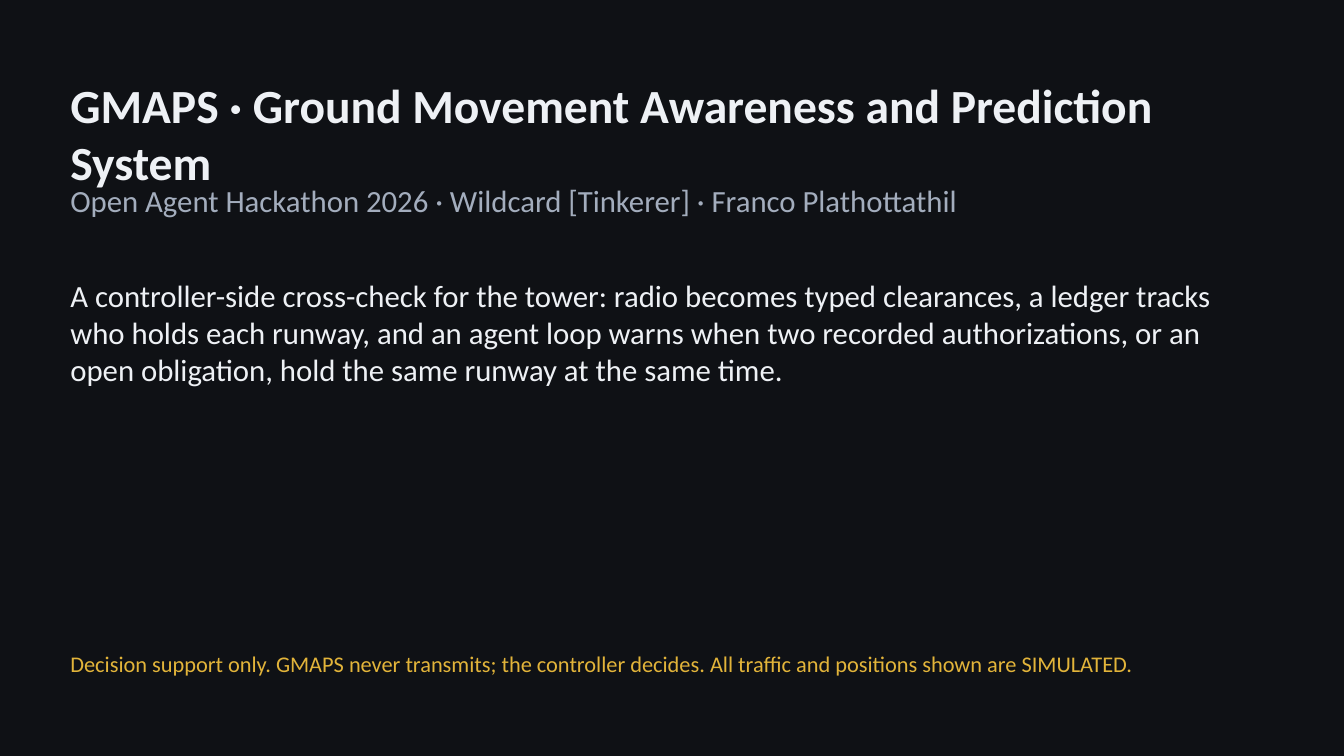
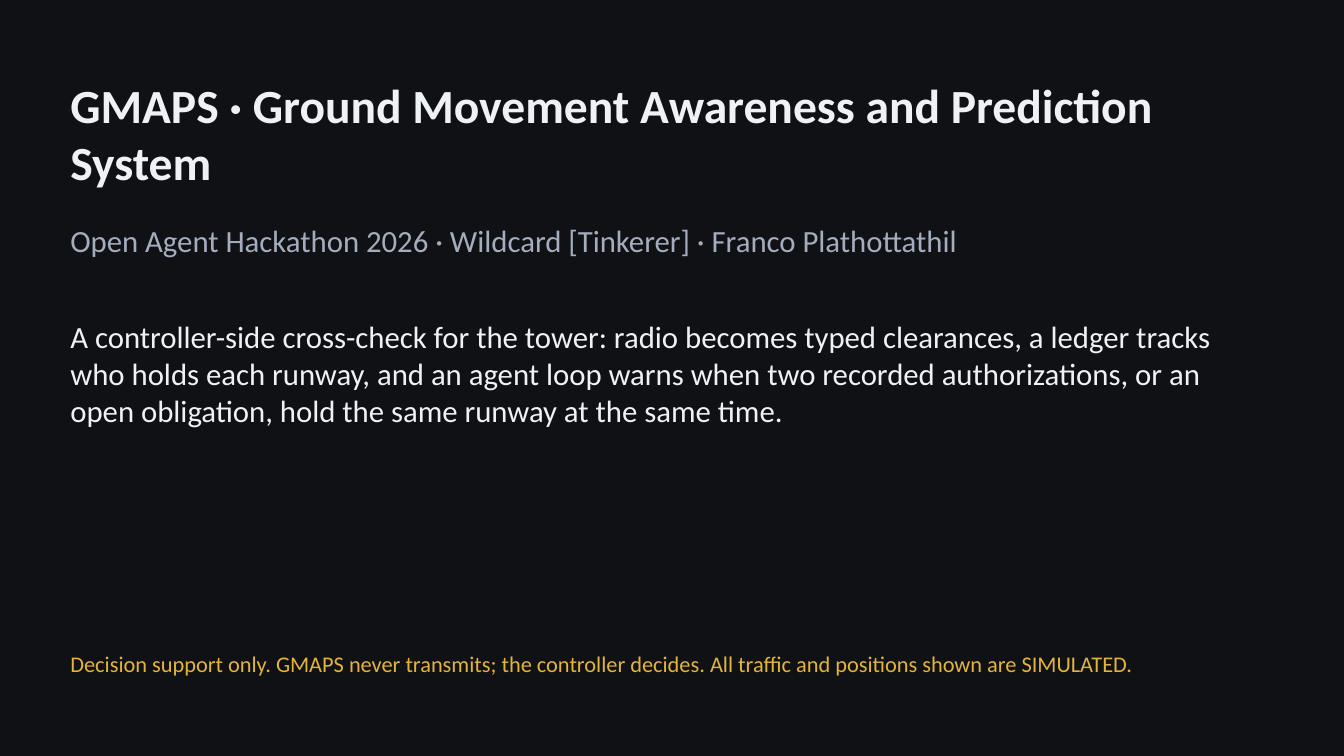
Before and after one commit to francolinx/gmaps, a slide deck: slide 1 of docs/deck/GMAPS_Open_Agent_2026.pptx. Drawn at 1344x756 pixels with LibreOffice and Linux fonts; fonts in the diff are those of the drawing. Boxes give left, top, right and bottom in pixels: in the first picture for what was removed or moved away, otherwise in the second. Text is boxed around its words. In the diff, an @@ line names an element or a change of style, - is before the commit and + after.

```diff
--- a/docs/deck/GMAPS_Open_Agent_2026.pptx
+++ b/docs/deck/GMAPS_Open_Agent_2026.pptx
@@ text "Open Agent Hackathon 2026 · ..." moved from (x1=70, y1=186, x2=957, y2=218) to (x1=70, y1=229, x2=957, y2=258) @@
@@ text "A controller-side cross-check for the ..." moved from (x1=70, y1=285, x2=1210, y2=387) to (x1=70, y1=326, x2=1210, y2=428) @@
```
Also in this commit, not shown: 1 other slide changed, 1 other file.
